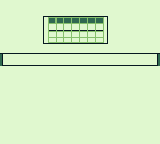
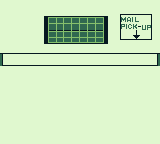
Two versions of the same layered image (w=160, h=144). Layer-by-layer changes:
added layer "arrow" above "sign" over [133, 30, 140, 39]
added layer "sign" above "P copy" over [120, 14, 152, 40]
added layer "P copy" above "U" over [147, 25, 151, 30]
added layer "U" above "K" over [142, 25, 146, 30]
added layer "K" above "C" over [133, 24, 137, 29]
added layer "C" above "I copy" over [128, 24, 132, 29]
added layer "P" above "L" over [121, 24, 125, 29]
added layer "L" above "I" over [135, 17, 139, 22]
added layer "A" above "M" over [127, 17, 131, 22]
added layer "M" above "Layer 0" over [121, 17, 126, 22]
painted on "Layer 0" over [43, 16, 141, 44]
